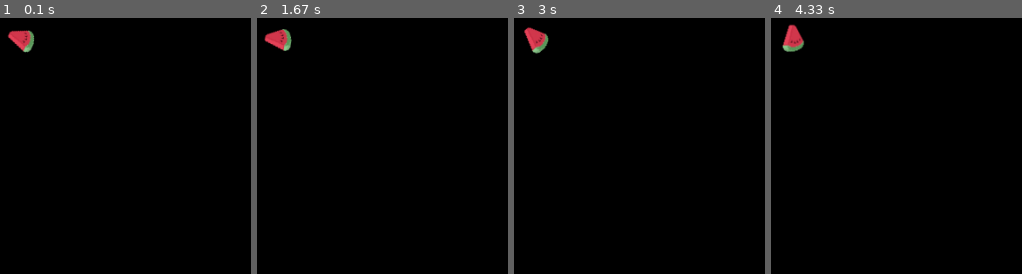
Above: before the commit, frames 1-4 (left to right).
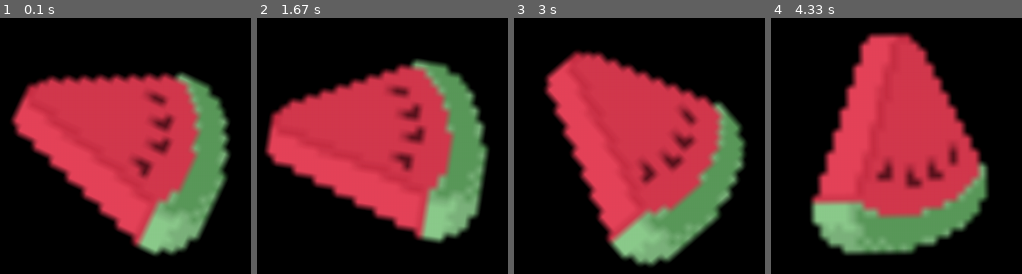
Above: after the commit, the same moments.

Repository: suddjian/topdown
Game: pygame game, started from launcher.py
Same seed, same stepped clock (60 frames per second), same inputs: the game is played once before the commit and once after it. The source is Python 2; it was converted automatically to run under Python 3.
Inputs:
- Up to frame 1 (0.1 s): no input
- Up to frame 2 (1.67 s): no input
- Up to frame 3 (3 s): no input
- Up to frame 4 (4.33 s): no input

The runs differ from the first frame. In frame 1, 44% of the frame differs, in the area x 3-92%, y 4-93%; in frame 2, 44%; in frame 3, 44%; in frame 4, 44%, in the area x 4-87%, y 2-93%.

Commit message:
Fixed problems from the last commit

Diff:
--- a/controller.py
+++ b/controller.py
@@ -1,7 +1,7 @@
 import pygame
 
-import game
-from entity_system import Component
+import engine.game
+from engine.entity_system import Component
 
 
 class PlayerController(Component):
--- a/launcher.py
+++ b/launcher.py
@@ -1,18 +1,18 @@
-import game
-import graphics
-from scene import Scene
-from entity_system import Entity
+import engine.game
+import engine.graphics
+from engine.scene import Scene
+from engine.entity_system import Entity
 from controller import PlayerController
 from euclid.euclid import Vector2
 
 
 scene = Scene()
 ent = Entity(scene)
-ent.add(graphics.Sprite("assets/watermelon.png"))
+ent.add(engine.graphics.Sprite("assets/watermelon.png"))
 ent.add(PlayerController())
 ent.transform.position = Vector2(300, 200)
 ent.transform.rotation = 45
-# ent.transform.scale = Vector2(10, 10)
+ent.transform.scale = Vector2(8, 8)
 scene.entities.append(ent)
-game.loop.append(scene)
-game.run()
+engine.game.loop.append(scene)
+engine.game.run()
Empty file added: engine/__init__.py
